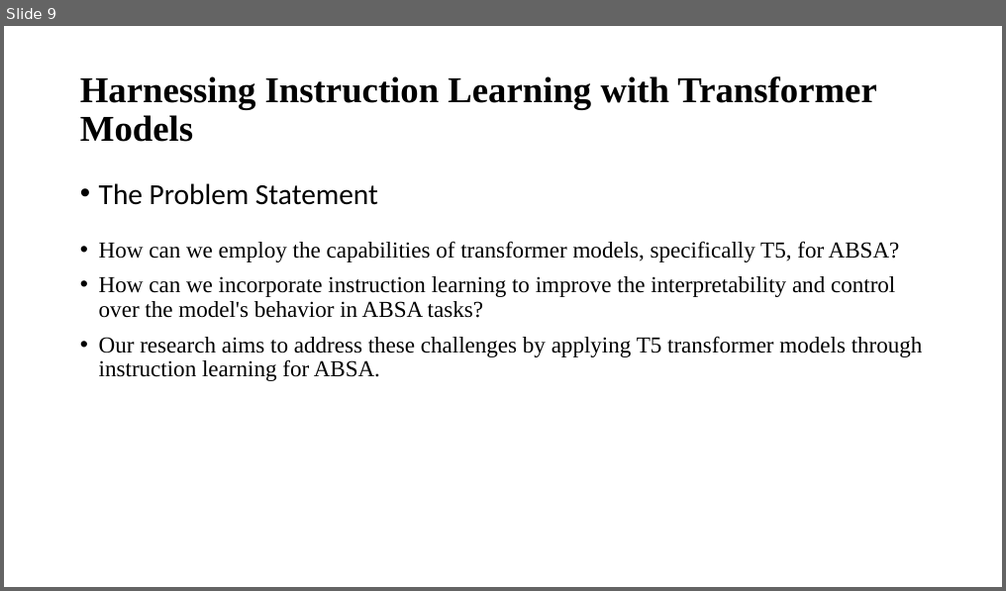
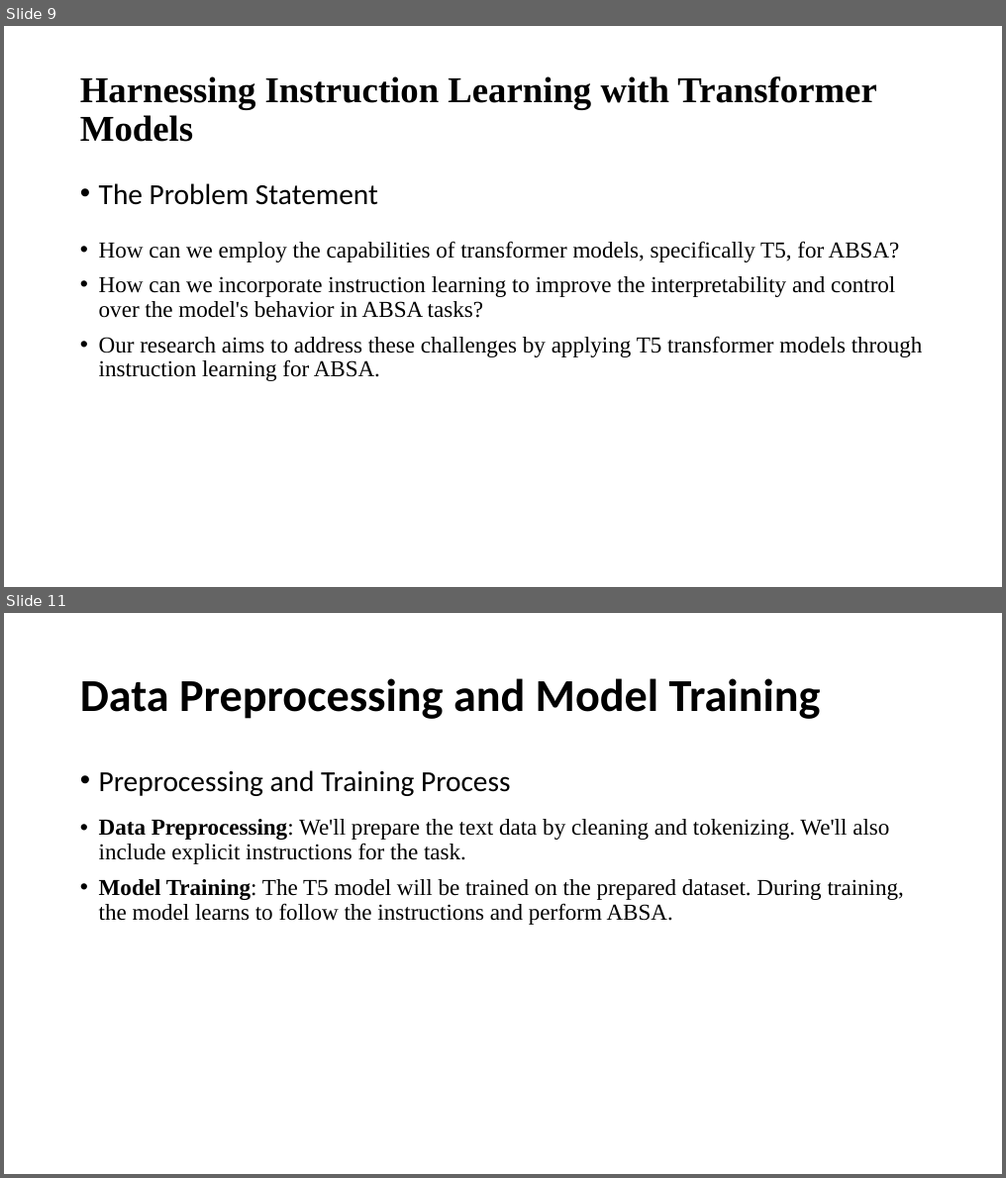
Before and after one commit to rohitmathurcode/Sentiment_recommendation, a slide deck: Thesis_ppt.pptx. Shown one above the other, each under a label of ours: slide 9 before the commit, slides 9 and 11 after it; the slides between them are not shown. The pictures are 1006x591 and 1006x1178 pixels, drawn with LibreOffice and Linux fonts; fonts in the diff are those of the drawing. Boxes give left, top, right and bottom in pixels: in the first picture for what was removed or moved away, otherwise in the second. Text is boxed around its words. In the diff, an @@ line names an element or a change of style, - is before the commit and + after.

```diff
--- a/Thesis_ppt.pptx
+++ b/Thesis_ppt.pptx
@@ slide 11 added at (4,613,1002,1174), background #FFFFFF @@
@@ title added at (80,678,821,719), 44 pt, text #000000, bold @@
+Data Preprocessing and Model Training
@@ text added at (99,770,510,796), 28 pt, text #000000 @@
+• Preprocessing and Training Process
@@ text added at (99,819,904,925), 22 pt, text #000000 @@
+• Data Preprocessing: We'll prepare the text data by cleaning and tokenizing. We'll also include explicit instructions for the task.
+• Model Training: The T5 model will be trained on the prepared dataset. During training, the model learns to follow the instructions and perform ABSA.
```
Also in this commit, not shown: 4 slides changed, 5 other slides added, 1 other file.
